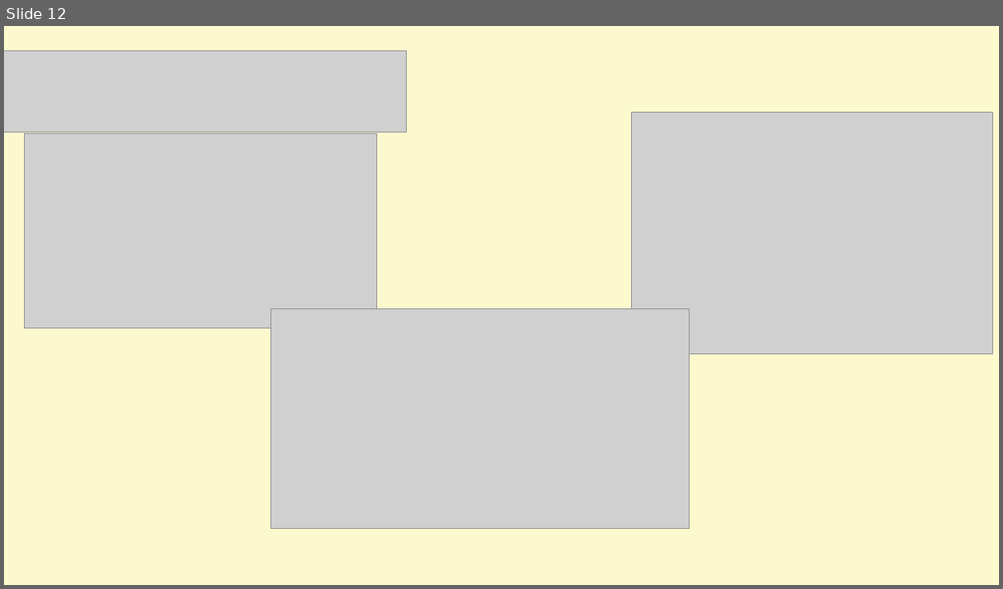
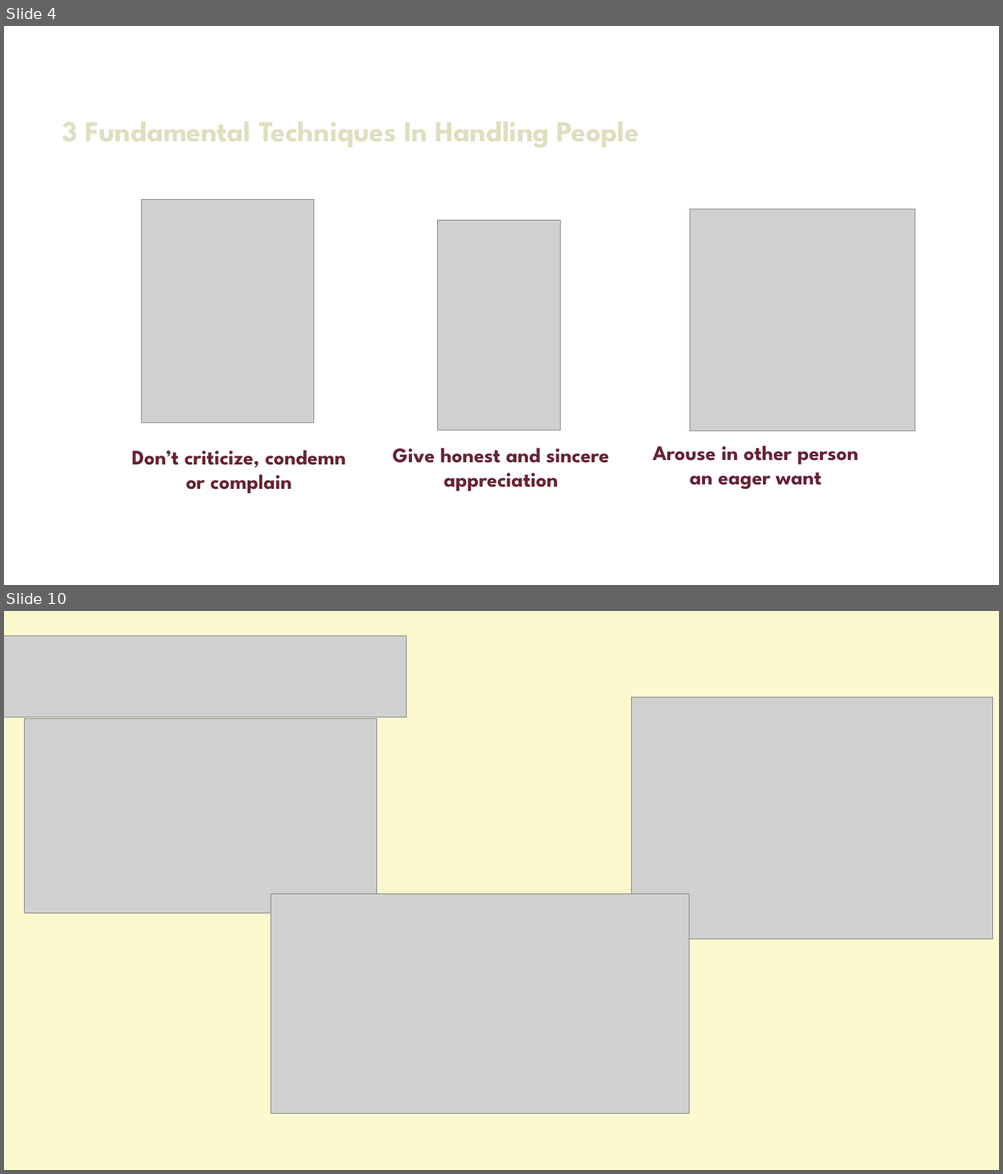
Before and after one commit to MariamNesiem/Soft-Skills, a slide deck: How to win friends and influnce people/Presentation.pptx. Shown one above the other, each under a label of ours: slide 12 before the commit, slides 4 and 10 after it; the slides between them are not shown. The pictures are 1003x589 and 1003x1174 pixels, drawn with LibreOffice and Linux fonts; fonts in the diff are those of the drawing; grey boxes stand for pictures; background and template pictures are left out. Boxes give left, top, right and bottom in pixels: in the first picture for what was removed or moved away, otherwise in the second. Text is boxed around its words. In the diff, an @@ line names an element or a change of style, - is before the commit and + after.

```diff
--- a/How to win friends and influnce people/Presentation.pptx
+++ b/How to win friends and influnce people/Presentation.pptx
@@ slide 4 added at (4, 26, 999, 585), background picture (left out) @@
@@ text added at (62, 121, 639, 147), 28 pt, text #DFDEBF, bold @@
+3 Fundamental Techniques In Handling People
@@ picture added at (142, 200, 313, 423) @@
@@ picture added at (438, 220, 560, 430) @@
@@ picture added at (690, 209, 915, 431) @@
@@ text added at (652, 446, 859, 489), 20 pt, text #662333, bold @@
+Arouse in other person an eager want
@@ text added at (132, 450, 346, 494), 20 pt, text #662333, bold @@
+Don’t criticize, condemn or complain
@@ text added at (392, 448, 609, 491), 20 pt, text #662333, bold @@
+Give honest and sincere appreciation
@@ what was slide 12 is now slide 10 @@
```
Also in this commit, not shown: 1 slide changed, 6 other slides added, 9 slides removed.
